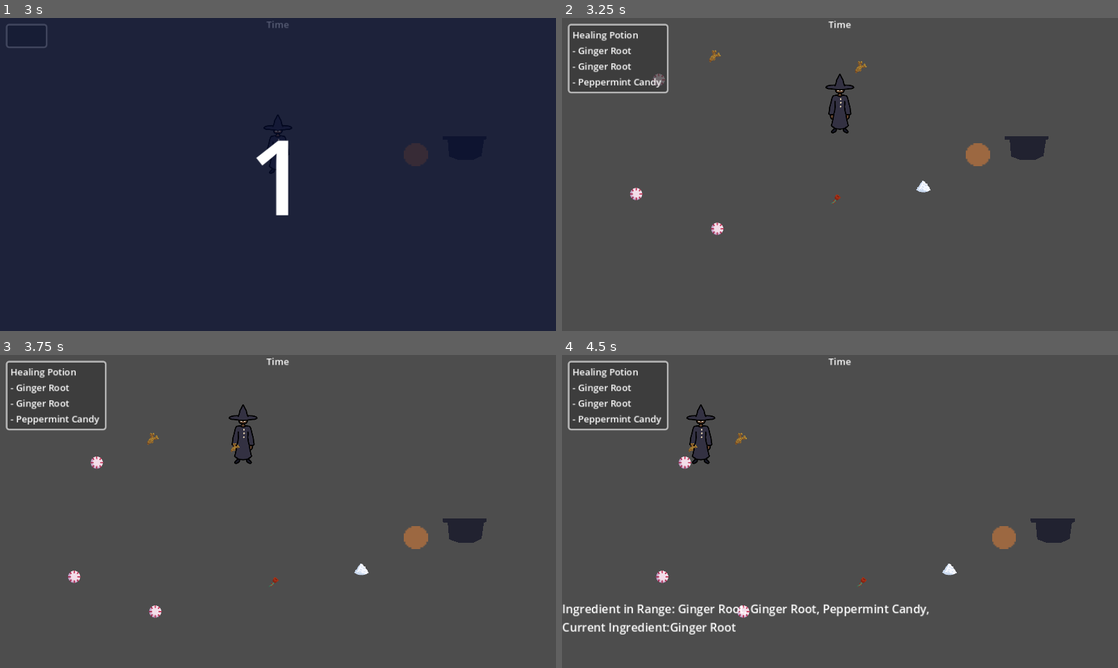
Above: before the commit, frames 1-4 (two rows, left to right).
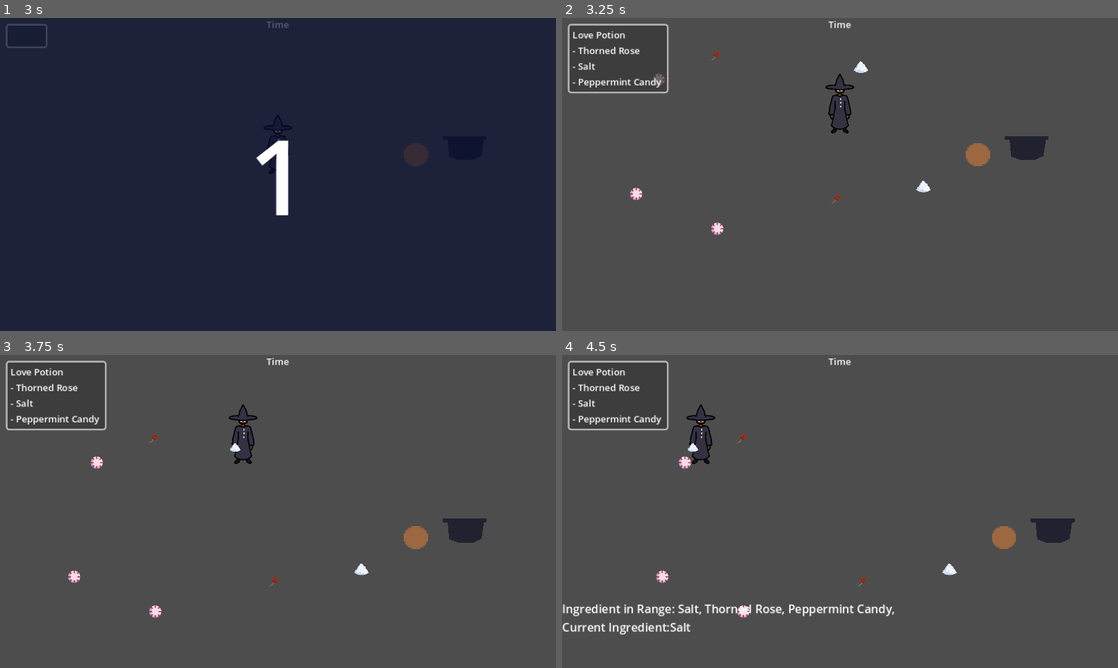
Above: after the commit, the same moments.

Repository: aryuserious/witch-in-training
Game: Godot game, scene res://scenes/level_1.tscn
Two runs of this game, one before a commit and one after it. Both use one fixed random seed, a clock stepped at 60 frames per second and the inputs below.
Inputs:
- Up to frame 1 (3 s): tap Enter at 0.5, 2.75 s; hold D (right) 0.53-1.28 s; tap Q (drop) at 0.6, 2.85 s; hold S (down) 1.28-2.03 s; tap E (pickup) at 1.35 s; tap Space at 2 s; hold D (right) 2.03-2.78 s; tap 1 (show-hide stats) at 2.1 s; hold W (up) from 2.78 s (still down)
- Up to frame 2 (3.25 s): keep holding W (up)
- Up to frame 3 (3.75 s): release W (up) at 3.53 s; hold A (left) from 3.53 s (still down); tap E (pickup) at 3.6 s
- Up to frame 4 (4.5 s): keep holding A (left); tap 1 (show-hide stats) at 4.35 s

Frame 1 is identical in both runs. In frame 2, 0.6% of the frame differs, in the area x 2-56%, y 4-18%; in frame 3, 0.6%; in frame 4, 1.6%, in the area x 2-66%, y 4-90%.

Commit message:
add Love Potion, add prints for debugging, add all_ingrs_are_required(), it isn't used anywhere though

Diff:
--- a/scripts/cauldron.gd
+++ b/scripts/cauldron.gd
@@ -14,8 +14,18 @@
 @onready var detection = get_parent().get_node("CauldronDetection")
 
 var potions : Array[Potion] = [
-    Potion.new( [ Ingredient.create(Ingredient.type.GINGER_ROOT), Ingredient.create(Ingredient.type.GINGER_ROOT), Ingredient.create(Ingredient.type.PEPPERMINT_CANDY) ], "Healing" ),
-    Potion.new( [ Ingredient.create(Ingredient.type.THORNED_ROSE), Ingredient.create(Ingredient.type.GINGER_ROOT), Ingredient.create(Ingredient.type.PEPPERMINT_CANDY) ], "Death", 1 )
+    Potion.new( [
+        Ingredient.create(Ingredient.type.GINGER_ROOT),
+        Ingredient.create(Ingredient.type.GINGER_ROOT),
+        Ingredient.create(Ingredient.type.PEPPERMINT_CANDY) ], "Healing" ),
+    Potion.new( [
+        Ingredient.create(Ingredient.type.THORNED_ROSE),
+        Ingredient.create(Ingredient.type.SALT),
+        Ingredient.create(Ingredient.type.PEPPERMINT_CANDY) ], "Love" ),
+    Potion.new( [
+        Ingredient.create(Ingredient.type.THORNED_ROSE),
+        Ingredient.create(Ingredient.type.GINGER_ROOT),
+        Ingredient.create(Ingredient.type.PEPPERMINT_CANDY) ], "Death", 1 )
 ]
 
 
@@ -42,30 +52,43 @@
     needed_ingredients = current_potion.ingredients # sets the needed ingredients to the ingredients of the new potion
     current_ingredients.clear() # empties the cauldron
     new_potion.emit(current_potion)
+    print("new potion")
+    print("potion is ", current_potion.effect)
+    print("there are ", needed_ingredients.size(), " needed ingredients")
 
 
 func update_needed_ingredients():
-    if current_ingredients:
+    if current_ingredients.size() > 0:
         for ci in current_ingredients: # for every ingredient that is in the cauldron...
             for ni in needed_ingredients: # go through every needed ingredient...
                 if ci.ingredient_type == ni.ingredient_type: # and if they have the same type...
                     needed_ingredients.erase(ni) # take the needed ingredient out of the needed ingredients array
 
 
-# func all_ingrs_are_required() -> bool:
-#     var ingrs_req_status : Array[bool] # if first ingr is required and the last 2 are not, array is [true, false, false]
-#     # (describe here)
-#     for ingr in current_ingredients:
-#         var ingr_type := ingr.ingredient_type as Ingredient.type # c
-#         var ingr_is_req : bool
+func all_ingrs_are_required() -> bool:
+    var ingrs_req_status : Array[bool] = [] # if first ingr is required and the last 2 are not, array is [true, false, false]
+    # (describe here)
+    for ingr in current_ingredients:
+        var ingr_type := ingr.ingredient_type as Ingredient.type
+        var ingr_is_req : bool
 
-#         # get needed ingredient types into an array
-#         var req_ingr_types : Array[Ingredient.type]
-#         for ni in current_potion.ingredients:
-#             req_ingr_types.append(ni.ingredient_type)
+        # get needed ingredient types into an array
+        var req_ingr_types : Array[Ingredient.type] = []
+        for ni in current_potion.ingredients:
+            req_ingr_types.append(ni.ingredient_type)
 
-#         if ingr_type in req_ingr_types:
-#             ingr_is_req
+        if ingr_type in req_ingr_types:
+            ingr_is_req = true
+        else:
+            ingr_is_req = false
+
+        ingrs_req_status.append(ingr_is_req)
+
+    if false in ingrs_req_status:
+        return false
+    else:
+        return true
+
 
 
 
